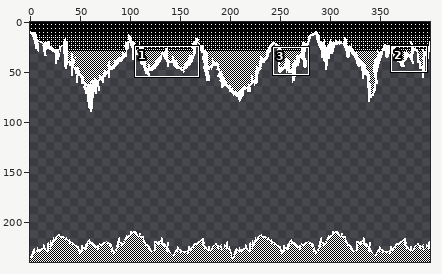
File history of a pixel-art file, image-edits/aseprite/caveBottom.aseprite. The picture above shows the old version from afar; the outline marks the close-up.
Close-up. First the earlier version:
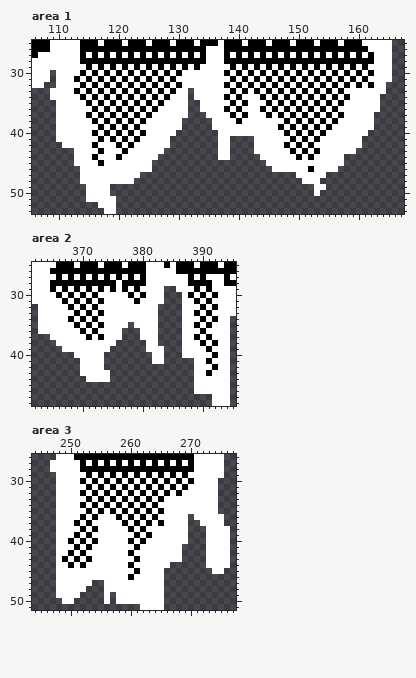
400x240 pixels, 1 frame. Shown: area 1: x 106..167, y 25..53; area 2: x 362..395, y 25..48; area 3: x 244..277, y 26..51. The commit also changed other parts of the picture, which this record leaves out.
The same view after the edit:
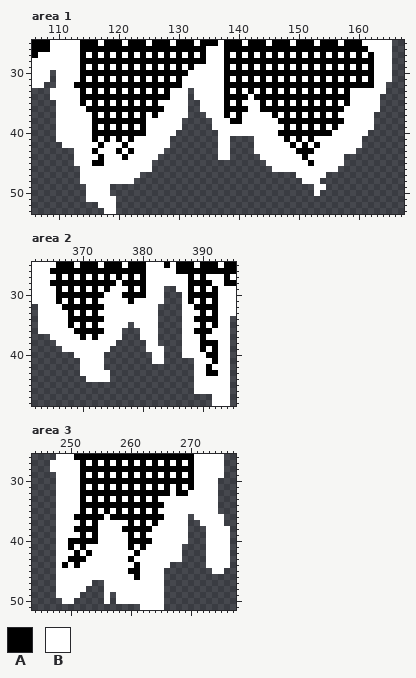
Palette (. is transparent): A #000000  B #ffffff
From old to new:
Changed rows in their new state; - is an unchanged pixel.
Area 1, layers "dither3", "dither2":
first column x 113:
29 -ABABABABABABABABABAB----ABABABABABABABABABABABABA
30 --A-A-A-A-A-A-A-A-A-------A-A-A-A-A-A-A-A-A-A-A-A-
31 BABABABABABABABABA-------ABABABABABABABABABABABABA
32 A-A-A-A-A-A-A-A-A---------A-A-A-A-A-A-A-A-A-A-A-A-
33 BABABABABABABABAB--------ABABABABABABABABABABA----
34 --A-A-A-A-A-A-A-----------A-A-A-A-A-A-A-A-A-A-----
35 -ABABABABABABAB----------ABAB--ABABABABABABABA----
36 --A-A-A-A-A-A-A-----------A-A---A-A-A-A-A-A-A-----
37 --BABABABABABA-----------ABAB---BABABABABABAB-----
38 ----A-A-A-A---------------A-------A-A-A-A-A-A-----
39 ---ABABABABA----------------------BABABABABA------
40 ----A-A-A-A-----------------------A-A-A-A-A-------
41 ---ABABABAB------------------------ABABAB---------
42 ---BA--BAB-------------------------BABABA---------
43 ---AB--ABA--------------------------BA-AB---------
44 ---BA--BA----------------------------BAB----------
45 ---A-----------------------------------A----------
46 ---------------------------------------B----------
Area 2, layers "dither3", "dither2":
first column x 365:
29 BABABABABAB-BABA-------ABABA
30 --A-A-A-A---A-A---------A-A-
31 -ABABABAB----AB--------ABABA
32 --A-A-A-A---------------A-A-
33 ---ABABAB---------------BABA
34 ----A-A-A---------------A-A-
35 ---ABABAB---------------BABA
36 ----A-A-A---------------A-A-
37 -----ABAB---------------BAB-
38 --------------------------A-
39 -------------------------ABA
40 --------------------------A-
41 --------------------------BA
42 --------------------------AB
43 ---------------------------A
Area 3, layers "dither3", "dither2":
first column x 249:
29 ---ABABABABABABABABABA
30 ----A-A-A-A-A-A-A-A-A-
31 ---ABABABABABABABABABA
32 ----A-A-A-A-A-A-A---A-
33 ---ABABABABABABAB-----
34 ----A-A-A-A-A-A-A-----
35 ---ABABABABABABAB-----
36 --A-A-A-A-A-A-A-A-----
37 --BABA----BABABAB-----
38 --A-A-----A-A-A-------
39 --BABA-----ABAB-------
40 --A-A-------A-A-------
41 -ABAB------ABA--------
42 -BABA------BA---------
43 BA-AB------AB---------
44 ABAB-------BA---------
45 -----------A----------
46 -----------BA---------
Boxes around the changes in both close-ups, in picture pixels (x1, y1, x2, y2):
changed: (74, 64, 374, 172)
changed: (50, 286, 146, 340)
changed: (188, 286, 218, 376)
changed: (62, 472, 194, 580)
